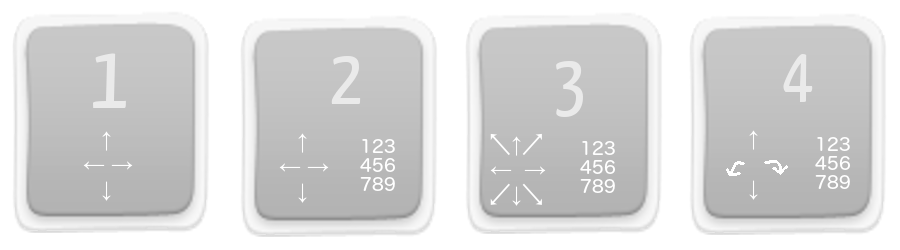
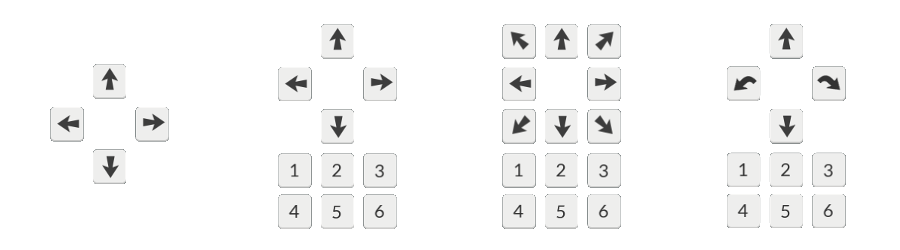
Comparing the layer stacks of the two w=900, h=250 images. Changes:
renamed "Layer" to "Pasted Layer #3", painted on it over [726, 24, 846, 228]
removed layer "123 ... #2" over [815, 137, 851, 189]
renamed "123 ... #1" to "Pasted Layer #2", painted on it over [502, 24, 621, 229]
removed layer "123 ..." over [360, 139, 396, 191]
removed layer "↖↑↗ ... #2" over [490, 133, 546, 206]
removed layer "↑ ..." (1st of 2) over [749, 130, 758, 200]
removed layer "↑ ... #1" over [279, 133, 329, 203]
renamed "↑ ..." to "Pasted Layer #1", painted on it over [50, 64, 169, 201]
removed layer "2 #10" over [331, 56, 361, 104]
removed layer "4 #1" over [783, 54, 813, 102]
removed layer "3 #2" over [556, 61, 583, 117]
removed layer "1" over [93, 53, 126, 108]
removed layer "Pasted Layer copy #14" over [240, 15, 437, 237]
removed layer "Pasted Layer copy #13" over [465, 12, 662, 234]
removed layer "Pasted Layer copy #12" over [689, 13, 886, 235]
painted on "Pasted Layer" over [12, 11, 397, 233]
